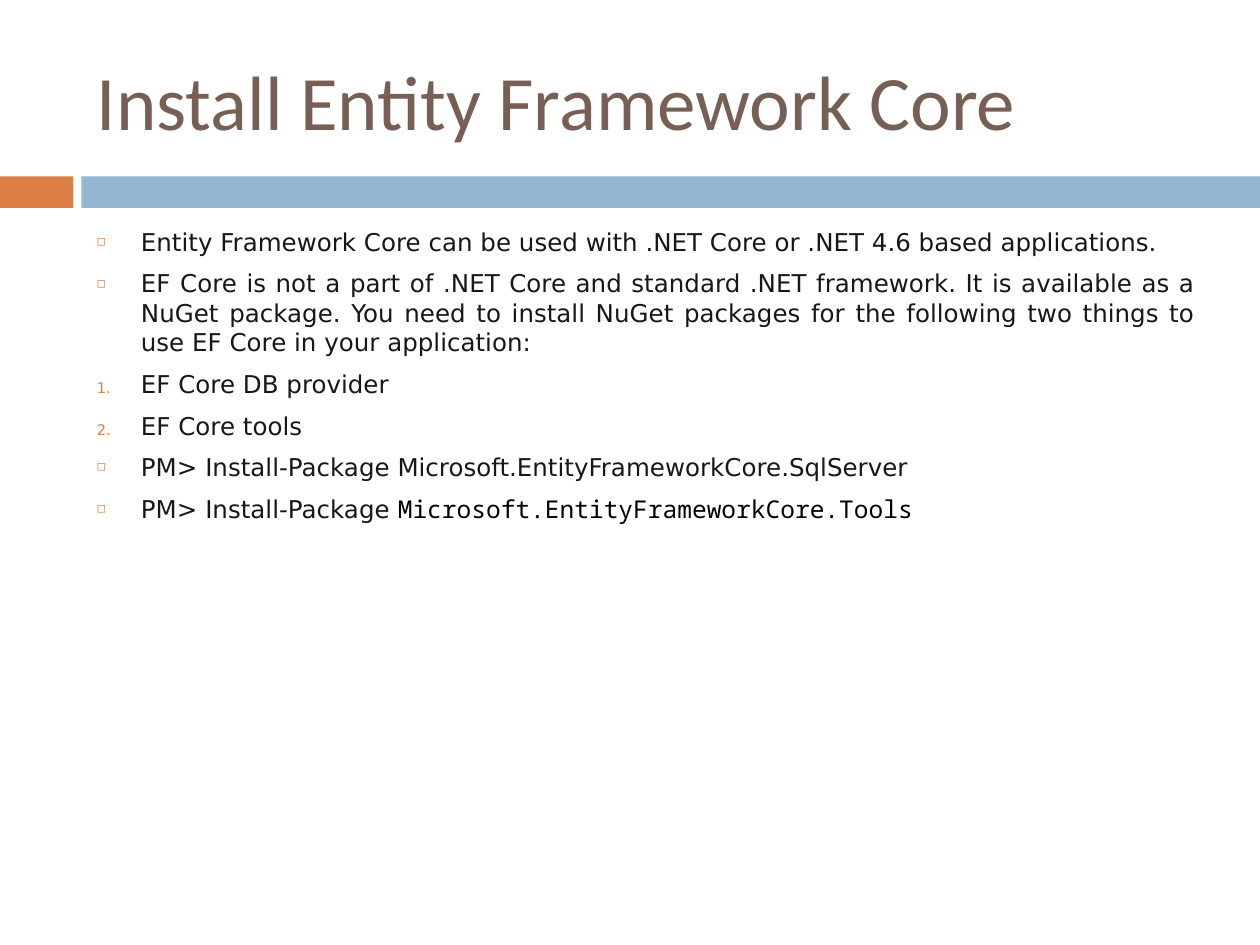
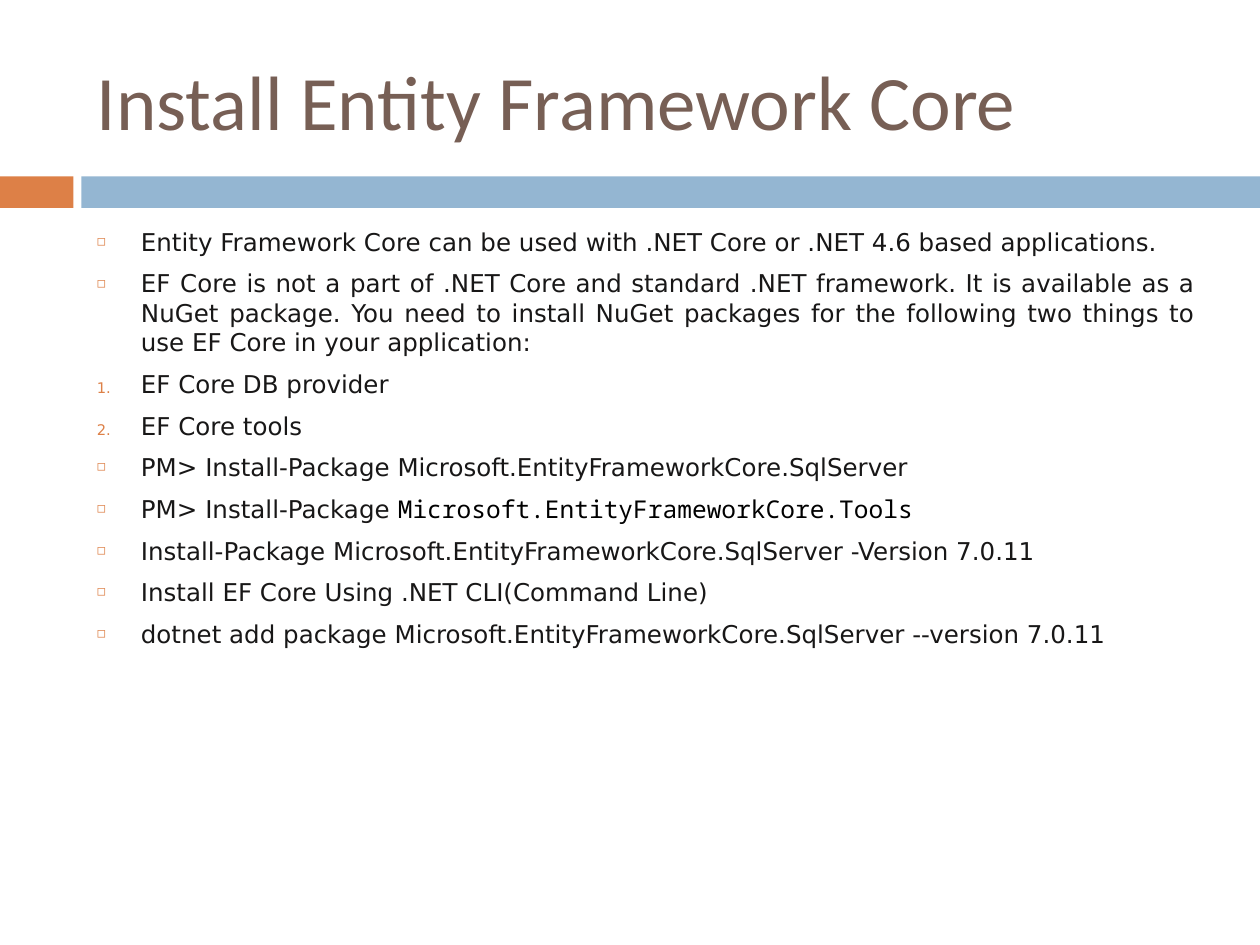
Before and after one commit to ADMDOTNETANGULAR/adm-dotnet-angular, a slide deck: slide 10 of Week-5/EnityFramework_Core.pptx (slide 9 before the commit). Drawn at 1260x945 pixels with LibreOffice and Linux fonts; fonts in the diff are those of the drawing. Boxes give left, top, right and bottom in pixels: in the first picture for what was removed or moved away, otherwise in the second. Text is boxed around its words. In the diff, an @@ line names an element or a change of style, - is before the commit and + after.

```diff
--- a/Week-5/EnityFramework_Core.pptx
+++ b/Week-5/EnityFramework_Core.pptx
@@ text at <box>141,541,1105,648</box>: paragraphs added @@
+◻ Install-Package Microsoft.EntityFrameworkCore.SqlServer -Version 7.0.11
+◻ Install EF Core Using .NET CLI(Command Line)
+◻ dotnet add package Microsoft.EntityFrameworkCore.SqlServer --version 7.0.11
```
Also in this commit, not shown: 7 other slides changed, 7 slides added, 10 other files.
